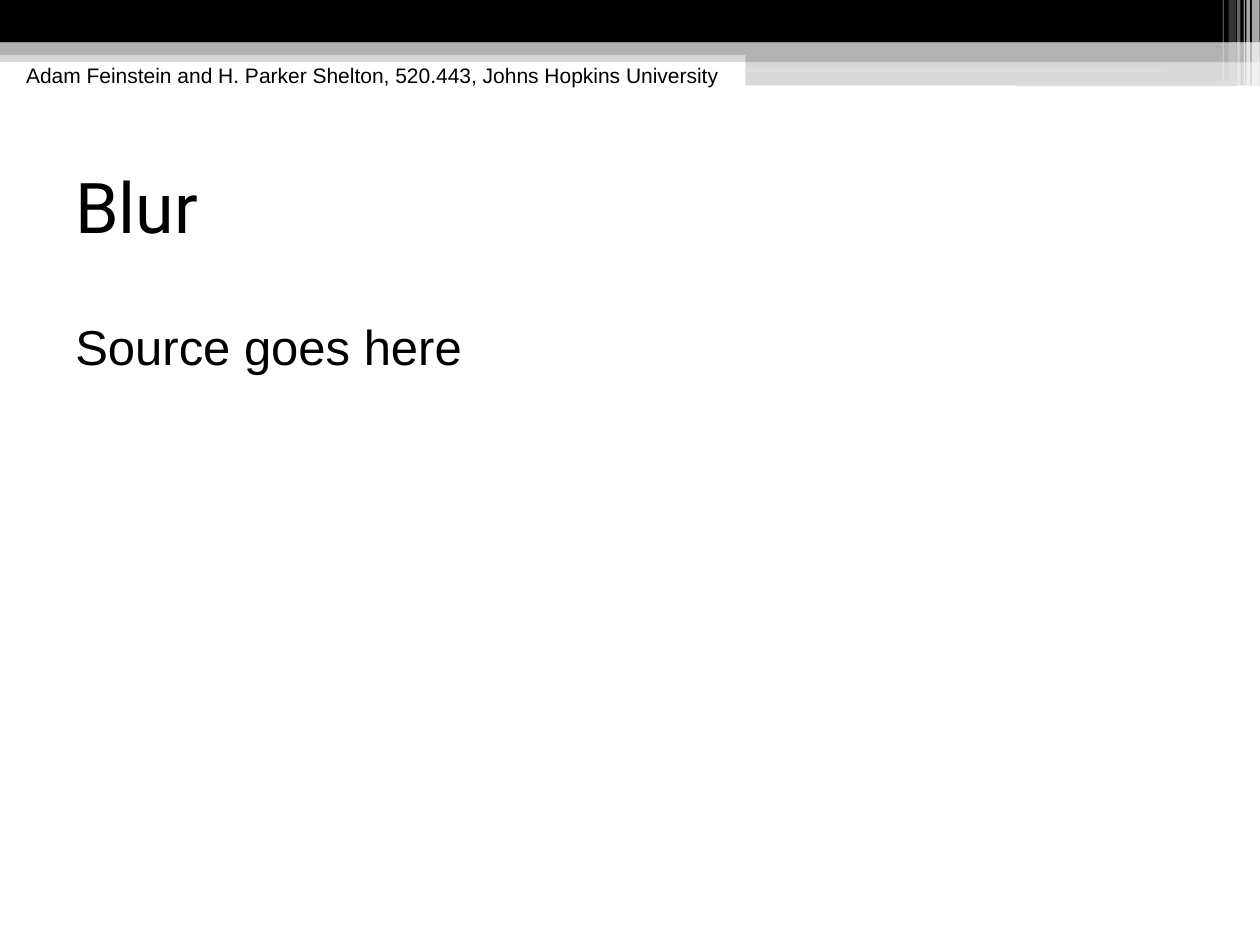
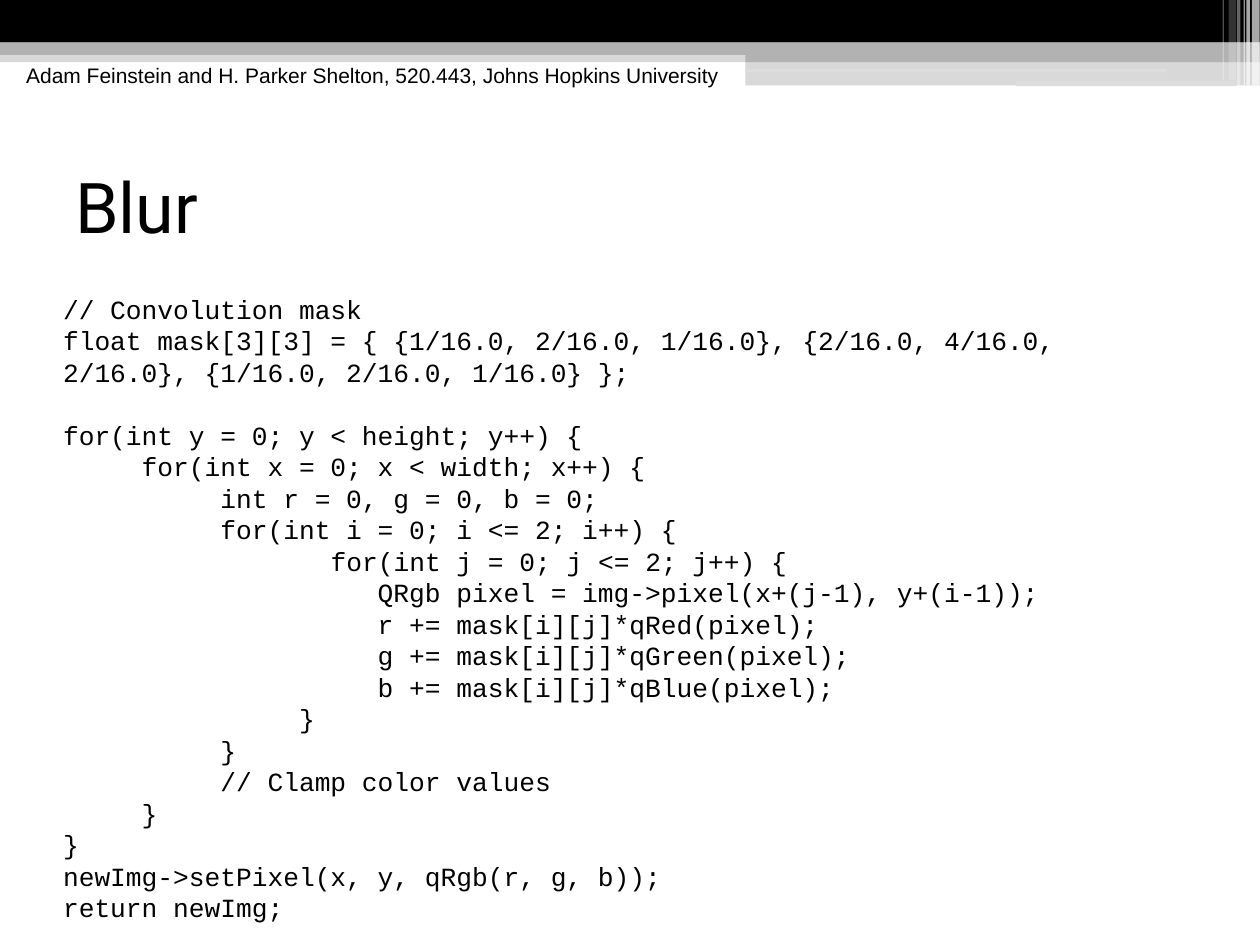
Before and after one commit to hpshelton/multimedia, a slide deck: slide 16 of docs/Multimedia Presentation.odp (slide 14 before the commit). Drawn at 1260x945 pixels with LibreOffice and Linux fonts; fonts in the diff are those of the drawing. Boxes give left, top, right and bottom in pixels: in the first picture for what was removed or moved away, otherwise in the second. Text is boxed around its words. In the diff, an @@ line names an element or a change of style, - is before the commit and + after.

```diff
--- a/docs/Multimedia Presentation.odp
+++ b/docs/Multimedia Presentation.odp
@@ text at (63,300,1054,923): text changed; size 28 to 15 pt; font Arial to Courier New @@
-Source goes here
+// Convolution mask
+float mask[3][3] = { {1/16.0, 2/16.0, 1/16.0}, {2/16.0, 4/16.0, 2/16.0}, {1/16.0, 2/16.0, 1/16.0} };
+for(int y = 0; y < height; y++) {
+for(int x = 0; x < width; x++) {
+int r = 0, g = 0, b = 0;
+for(int i = 0; i <= 2; i++) {
+for(int j = 0; j <= 2; j++) {
+QRgb pixel = img->pixel(x+(j-1), y+(i-1));
+r += mask[i][j]*qRed(pixel);
+g += mask[i][j]*qGreen(pixel);
+b += mask[i][j]*qBlue(pixel);
+}
+}
+// Clamp color values
+}
+}
+newImg->setPixel(x, y, qRgb(r, g, b));
+return newImg;
@@ text "// Convolution mask" at (63,300,1054,923): vertical alignment top to middle @@
```
Also in this commit, not shown: 17 other slides changed, 6 slides added, 1 other file.
